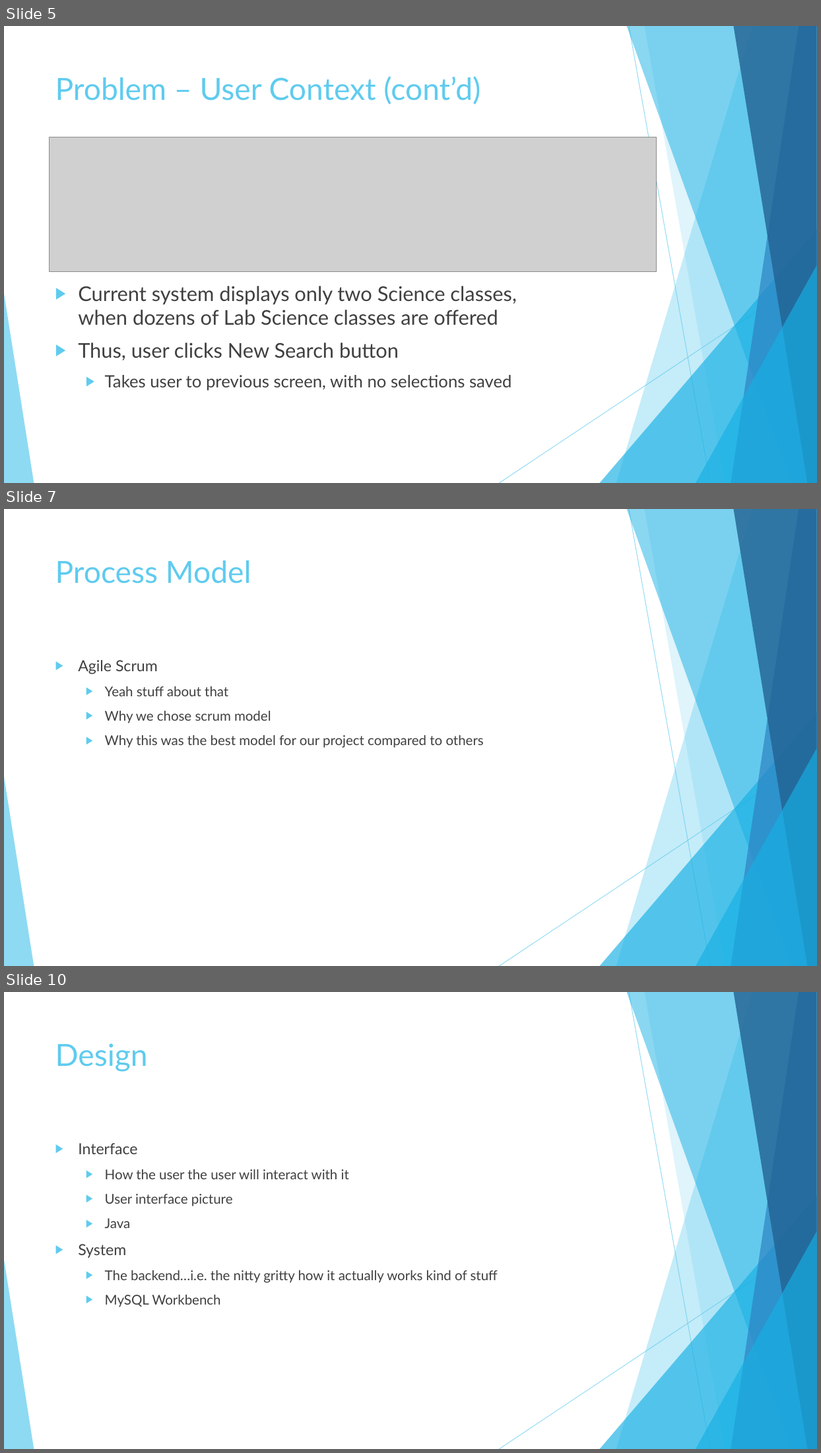
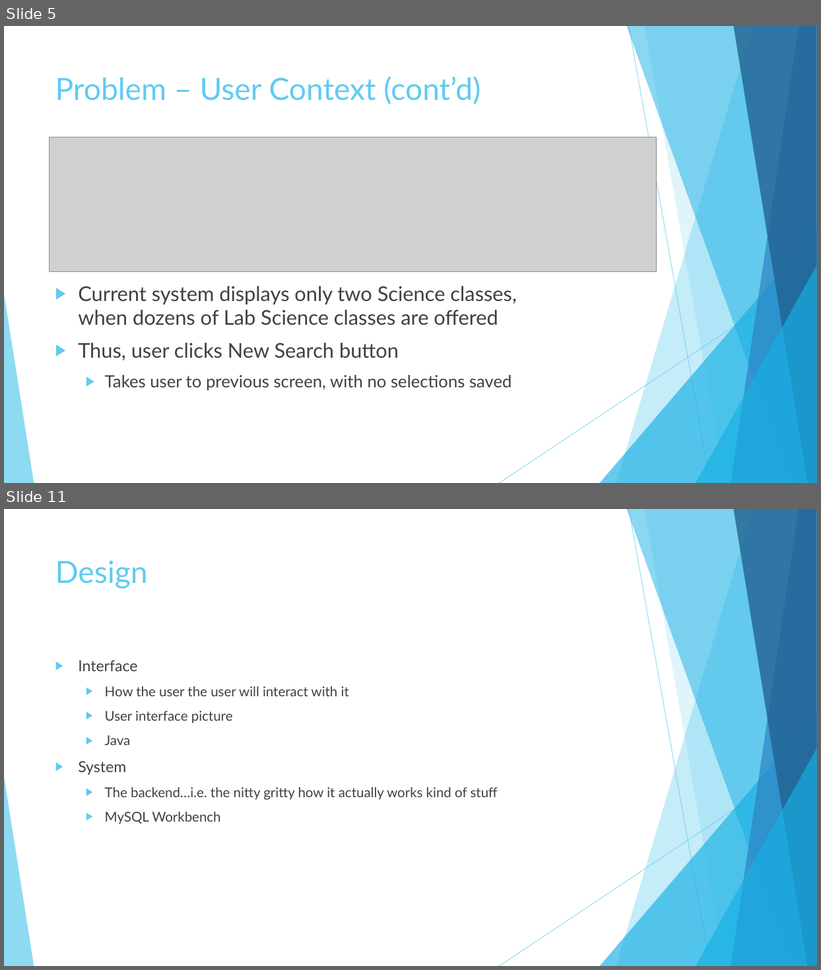
Before and after one commit to blueberryboson/Software-Engineering-Spr-2016, a slide deck: Open.Classes.Project.Interim.Presentation.pptx. Shown one above the other, each under a label of ours: slides 5, 7 and 10 before the commit, slides 5 and 11 after it; the slides between them are not shown. The pictures are 821x1453 and 821x970 pixels, drawn with LibreOffice and Linux fonts; fonts in the diff are those of the drawing; grey boxes stand for pictures. Boxes give left, top, right and bottom in pixels: in the first picture for what was removed or moved away, otherwise in the second. Text is boxed around its words. In the diff, an @@ line names an element or a change of style, - is before the commit and + after.

```diff
--- a/Open.Classes.Project.Interim.Presentation.pptx
+++ b/Open.Classes.Project.Interim.Presentation.pptx
@@ slide 7 removed at <box>4,509,817,966</box>, background #FFFFFF; not listed: 10 template elements that a slide beside it also shows @@
@@ title removed at <box>55,560,252,584</box> @@
-Process Model
@@ text removed at <box>78,660,484,748</box> @@
-▶ Agile Scrum
-  ▶ Yeah stuff about that
-  ▶ Why we chose scrum model
-  ▶ Why this was the best model for our project compared to others
@@ what was slide 10 is now slide 11 @@
```
Also in this commit, not shown: 3 slides changed, 2 slides added.
